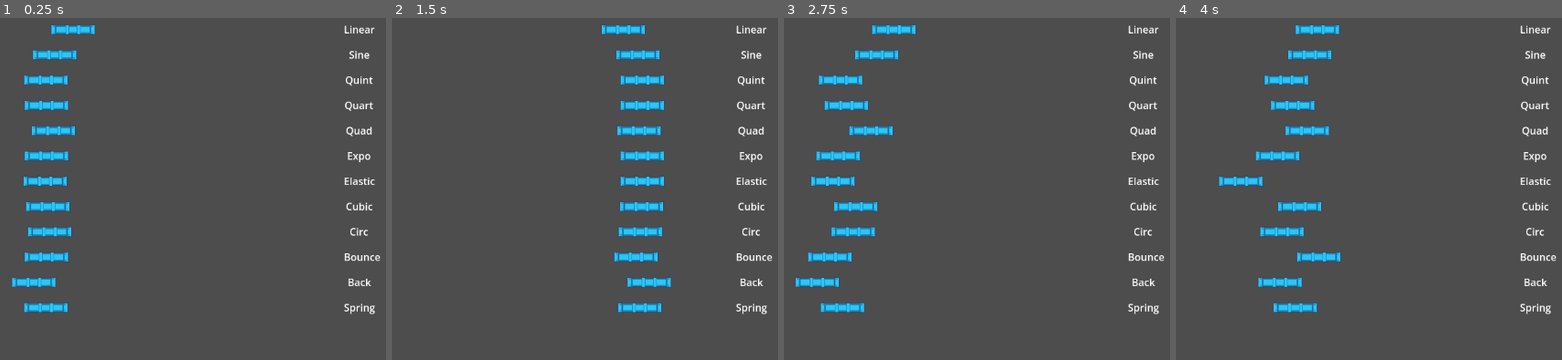
Above: before the commit, frames 1-4 (left to right).
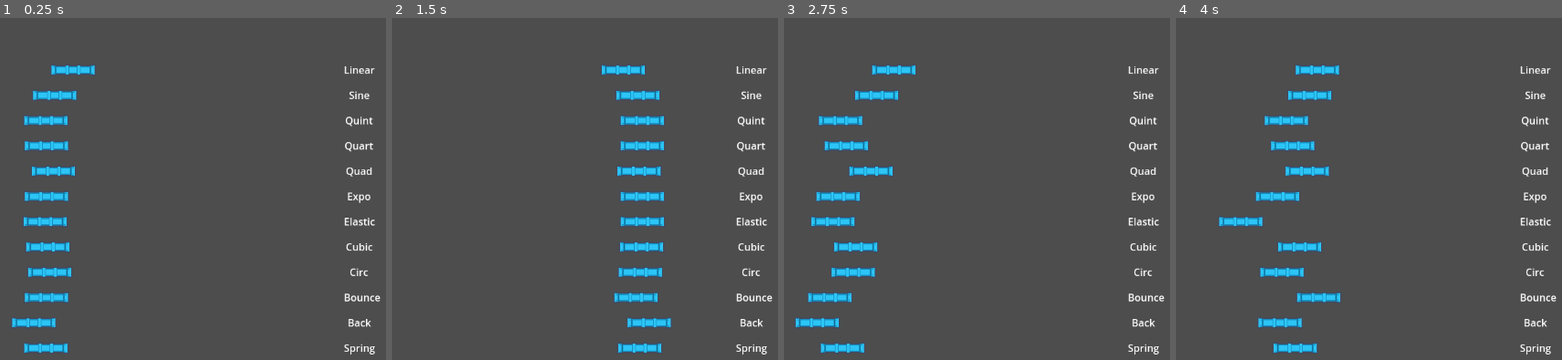
Above: after the commit, the same moments.

Repository: Ruellia42/eus2425
Game: Godot game, scene res://scenes/transition_types.tscn
Same seed, same stepped clock (60 frames per second), same inputs: the game is played once before the commit and once after it. This scene is started directly instead of the project's main scene.
Inputs:
- Up to frame 1 (0.25 s): no input
- Up to frame 2 (1.5 s): tap Enter (ui_accept) at 0.5, 0.77 s; hold Right (ui_right) from 0.53 s (still down)
- Up to frame 3 (2.75 s): tap Enter (ui_accept) at 1.52 s; release Right (ui_right) at 2.03 s; hold Left (ui_left) from 2.03 s (still down)
- Up to frame 4 (4 s): release Left (ui_left) at 2.78 s; hold Right (ui_right) from 2.78 s (still down); tap Enter (ui_accept) at 3.02, 3.77 s

The runs differ from the first frame. In frame 1, 9.0% of the frame differs, in the area x 3-99%, y 2-99%; in frame 2, 9.0%; in frame 3, 9.0%, in the area x 2-99%, y 2-99%; in frame 4, 9.0%.

Commit message:
move transition scene somewhat into center

Diff:
--- a/scenes/transition_types.tscn
+++ b/scenes/transition_types.tscn
@@ -3,6 +3,7 @@
 [ext_resource type="PackedScene" uid="uid://cw1i3tcuiy254" path="res://scenes/moving_platform.tscn" id="1_06x3d"]
 
 [node name="TransitionTypes" type="Node2D"]
+position = Vector2(0, 64)
 
 [node name="Linear" parent="." instance=ExtResource("1_06x3d")]
 position = Vector2(107, 40)
